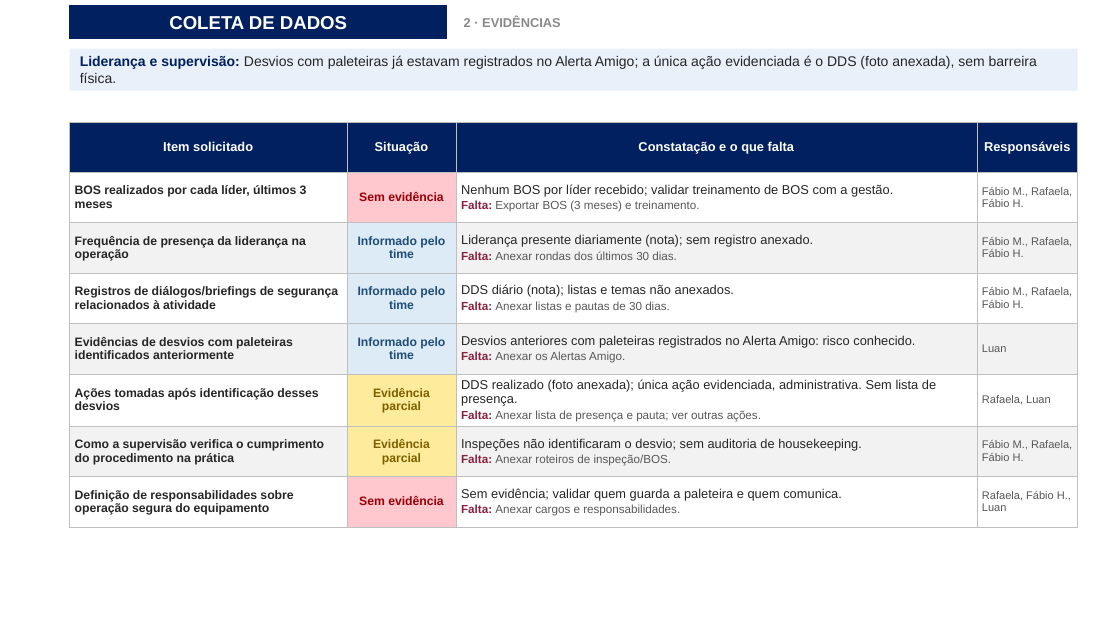
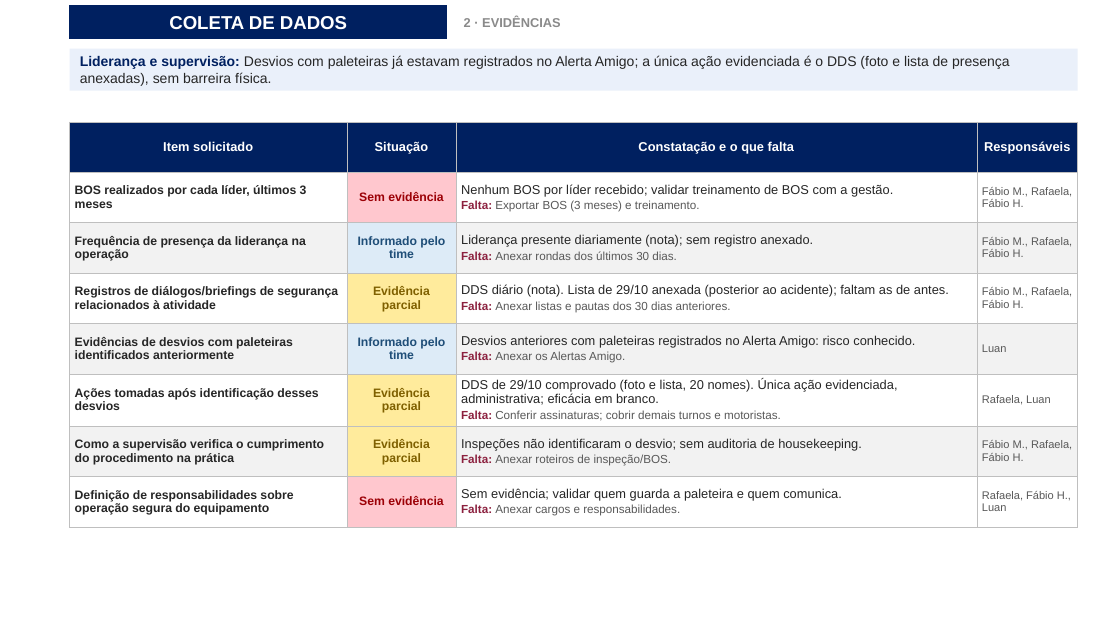
Before and after one commit to luantavarez9/hospital-seguro, a slide deck: slide 11 of entrega_acidente_GRU1/Apresentacao_Ocorrencia_Acidente_GRU_I.pptx. Drawn at 1120x630 pixels with LibreOffice and Linux fonts; fonts in the diff are those of the drawing; background and template pictures are left out. Boxes give left, top, right and bottom in pixels: in the first picture for what was removed or moved away, otherwise in the second. Text is boxed around its words. In the diff, an @@ line names an element or a change of style, - is before the commit and + after.

```diff
--- a/entrega_acidente_GRU1/Apresentacao_Ocorrencia_Acidente_GRU_I.pptx
+++ b/entrega_acidente_GRU1/Apresentacao_Ocorrencia_Acidente_GRU_I.pptx
@@ text in rectangle at [80, 55, 1009, 86]: text changed @@
-Liderança e supervisão: Desvios com paleteiras já estavam registrados no Alerta Amigo; a única ação evidenciada é o DDS (foto anexada), sem barreira física.
+Liderança e supervisão: Desvios com paleteiras já estavam registrados no Alerta Amigo; a única ação evidenciada é o DDS (foto e lista de presença anexadas), sem barreira física.
@@ table at [70, 122, 1078, 525] @@
-row 4, column 2: Informado pelo time
+row 4, column 2: Evidência parcial
-row 4, column 3: DDS diário (nota); listas e temas não anexados. / Falta: Anexar listas e pautas de 30 dias.
+row 4, column 3: DDS diário (nota). Lista de 29/10 anexada (posterior ao acidente); faltam as de antes. / Falta: Anexar listas e pautas dos 30 dias anteriores.
-row 6, column 3: DDS realizado (foto anexada); única ação evidenciada, administrativa. Sem lista de presença. / Falta: Anexar lista de presença e pauta; ver outras ações.
+row 6, column 3: DDS de 29/10 comprovado (foto e lista, 20 nomes). Única ação evidenciada, administrativa; eficácia em branco. / Falta: Conferir assinaturas; cobrir demais turnos e motoristas.
@@ fill #DDEBF7 to #FFEB9C in row 4, column 2 @@
```
Also in this commit, not shown: 11 other slides changed, 1 slide added, 15 other files.
